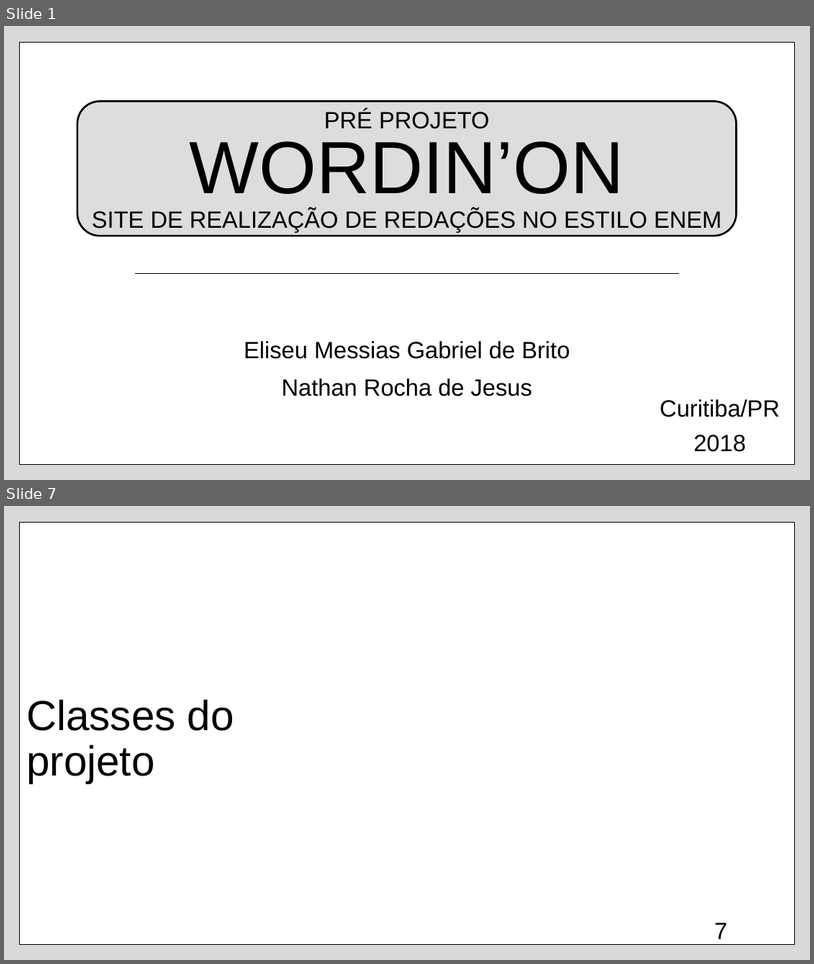
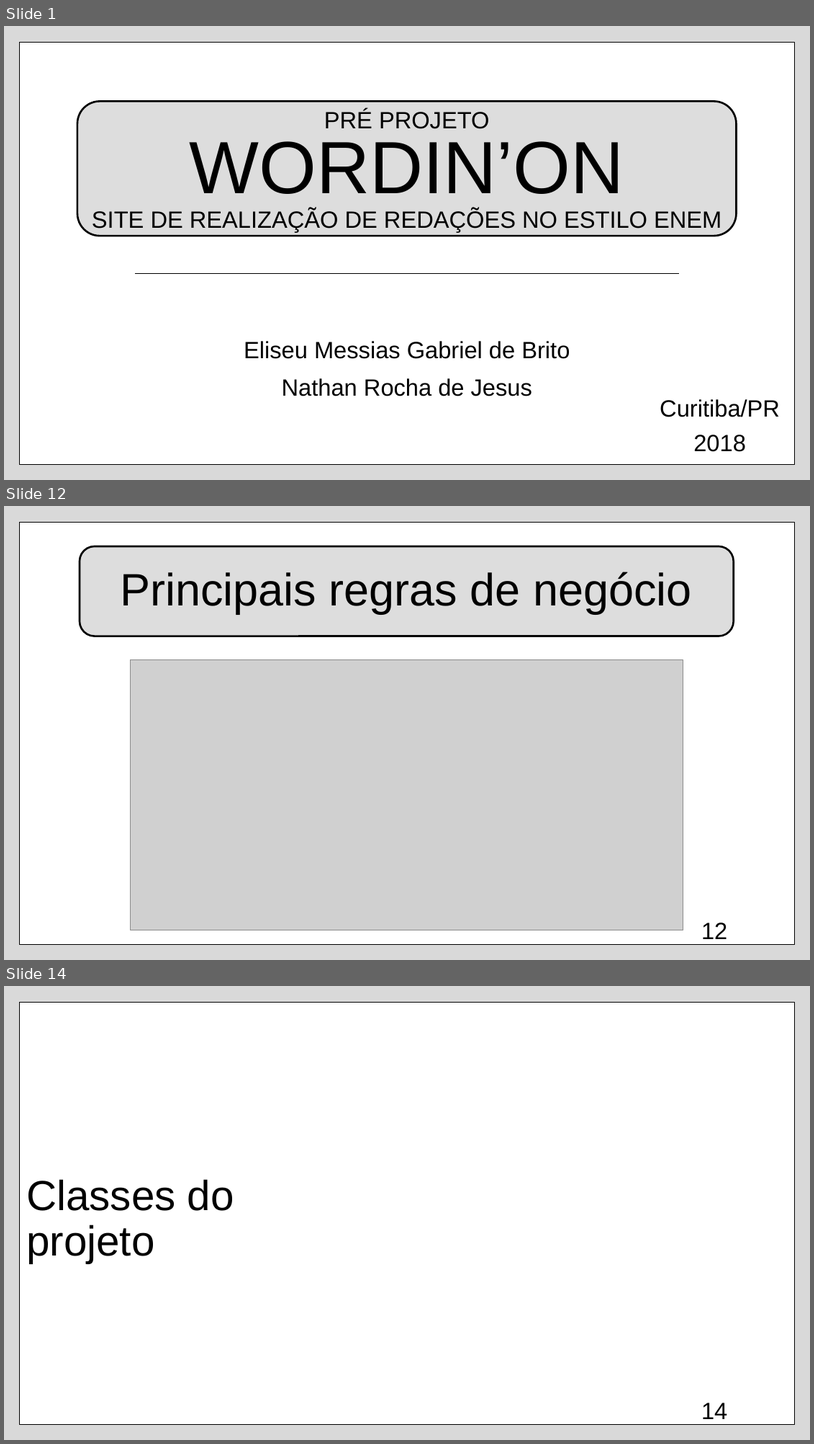
Before and after one commit to n4th4nrjesus/WordinOn, a slide deck: Apresentação Wordin'On.pptx. Shown one above the other, each under a label of ours: slides 1 and 7 before the commit, slides 1, 12 and 14 after it; the slides between them are not shown. The pictures are 814x964 and 814x1444 pixels, drawn with LibreOffice and Linux fonts; fonts in the diff are those of the drawing; grey boxes stand for pictures; background and template pictures are left out. Boxes give left, top, right and bottom in pixels: in the first picture for what was removed or moved away, otherwise in the second. Text is boxed around its words. In the diff, an @@ line names an element or a change of style, - is before the commit and + after.

```diff
--- a/Apresentação Wordin'On.pptx
+++ b/Apresentação Wordin'On.pptx
@@ slide 12 added at (4,506,810,960), background #DADADA; not listed: 1 template element that a slide beside it also shows @@
@@ rounded rectangle added at (80,546,734,636), fill #DDDDDD, outline #000000 2.25 pt @@
@@ title added at (120,572,692,614), 54 pt, text #000000 @@
+Principais regras de negócio
@@ picture added at (131,659,684,930) @@
@@ page number added at (702,922,728,939), 28 pt, text #000000 @@
+12
@@ what was slide 7 is now slide 14 @@
@@ page number at (702,1402,728,1419): text changed @@
-7
+14
```
Also in this commit, not shown: 6 slides changed, 7 other slides added.
